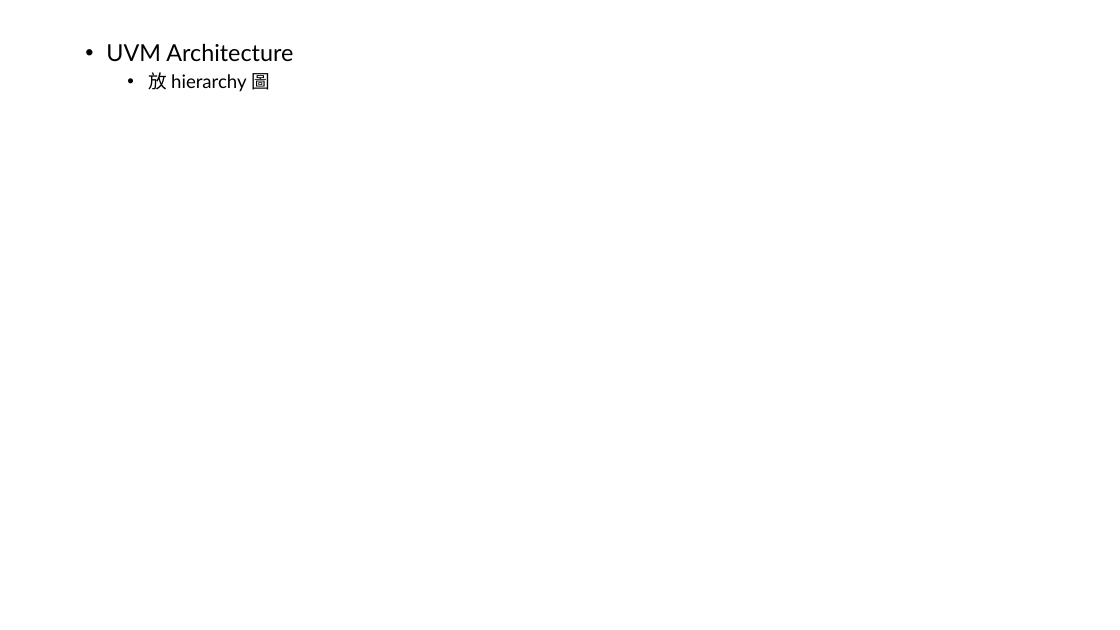
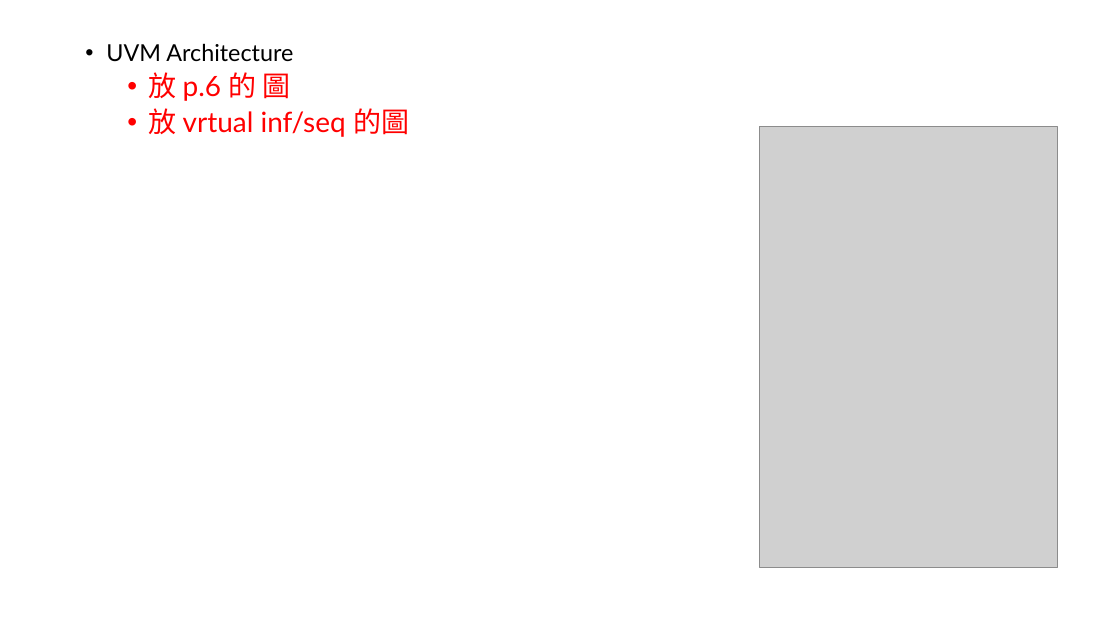
Before and after one commit to KlaudiaZhou/files, a slide deck: slide 4 of 簡報1.pptx. Drawn at 1120x630 pixels with LibreOffice and Linux fonts; fonts in the diff are those of the drawing; grey boxes stand for pictures. Boxes give left, top, right and bottom in pixels: in the first picture for what was removed or moved away, otherwise in the second. Text is boxed around its words. In the diff, an @@ line names an element or a change of style, - is before the commit and + after.

```diff
--- a/簡報1.pptx
+++ b/簡報1.pptx
@@ text at <box>148,72,409,137</box>: text changed; size 16 to 24 pt; text colour #000000 to #FF0000 @@
-  • 放 hierarchy 圖
+  • 放 p.6 的 圖
+  • 放 vrtual inf/seq 的圖
@@ picture added at <box>760,126,1058,567</box> @@
```
Also in this commit, not shown: 2 other slides changed, 4 slides added, 1 slide removed.
